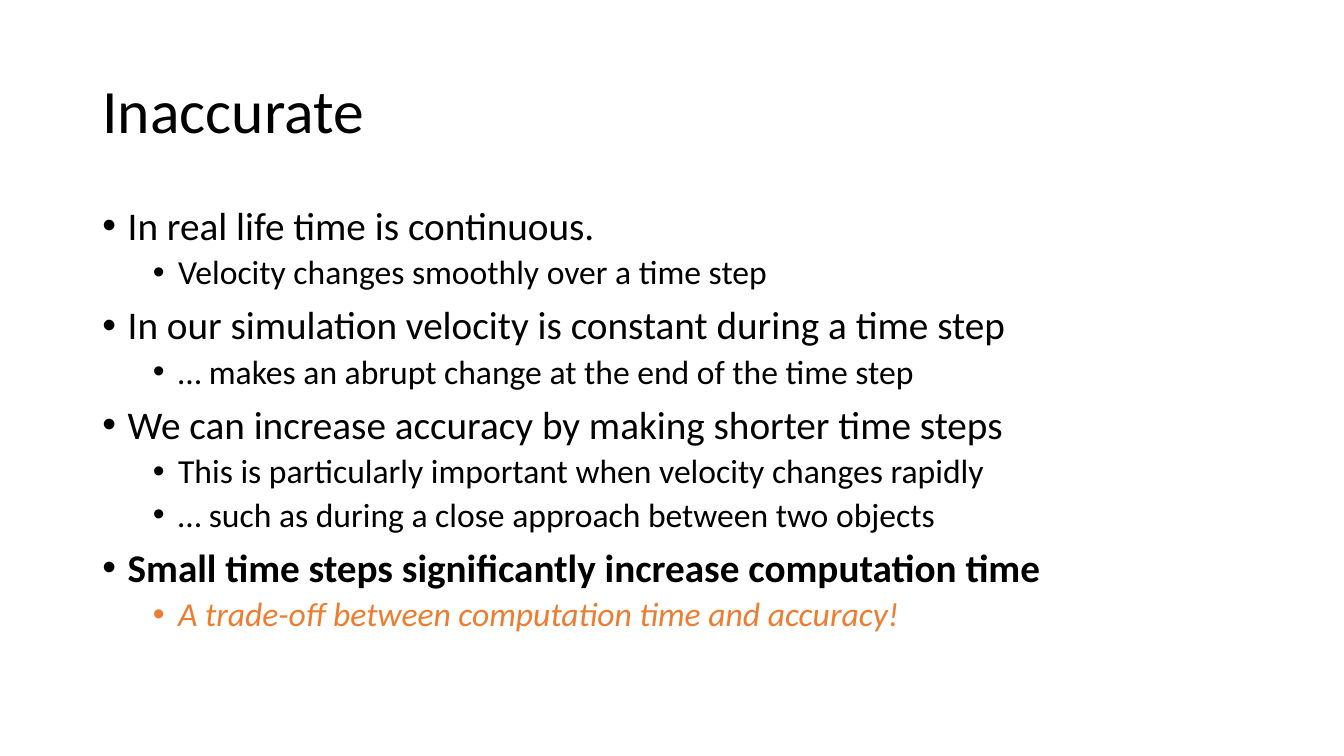
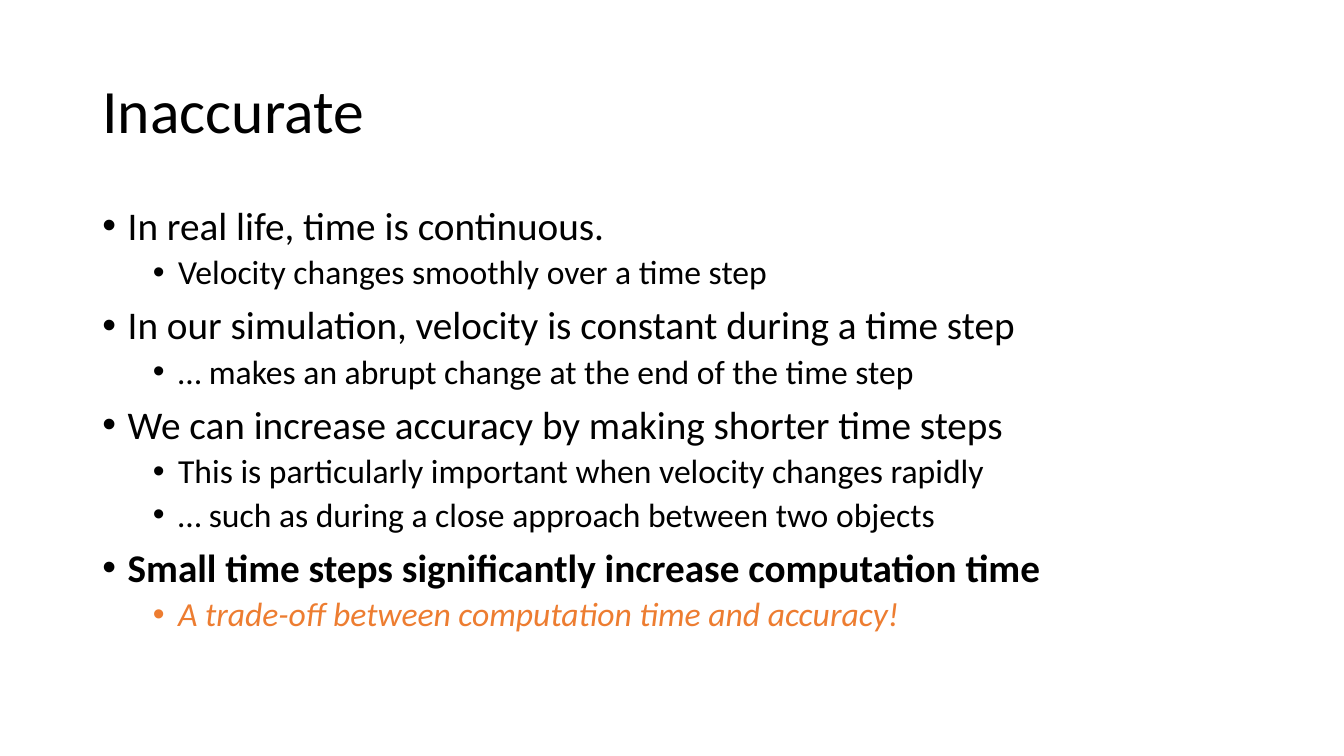
Before and after one commit to pchapin/solarium, a slide deck: slide 5 of doc/Solarium.pptx. Drawn at 1344x756 pixels with LibreOffice and Linux fonts; fonts in the diff are those of the drawing. Boxes give left, top, right and bottom in pixels: in the first picture for what was removed or moved away, otherwise in the second. Text is boxed around its words. In the diff, an @@ line names an element or a change of style, - is before the commit and + after.

```diff
--- a/doc/Solarium.pptx
+++ b/doc/Solarium.pptx
@@ text at [128, 212, 604, 245]: text changed @@
-• In real life time is continuous.
+• In real life, time is continuous.
@@ text at [128, 311, 1015, 346]: text changed @@
-• In our simulation velocity is constant during a time step
+• In our simulation, velocity is constant during a time step
```
Also in this commit, not shown: 1 other slide changed, 4 other files.
